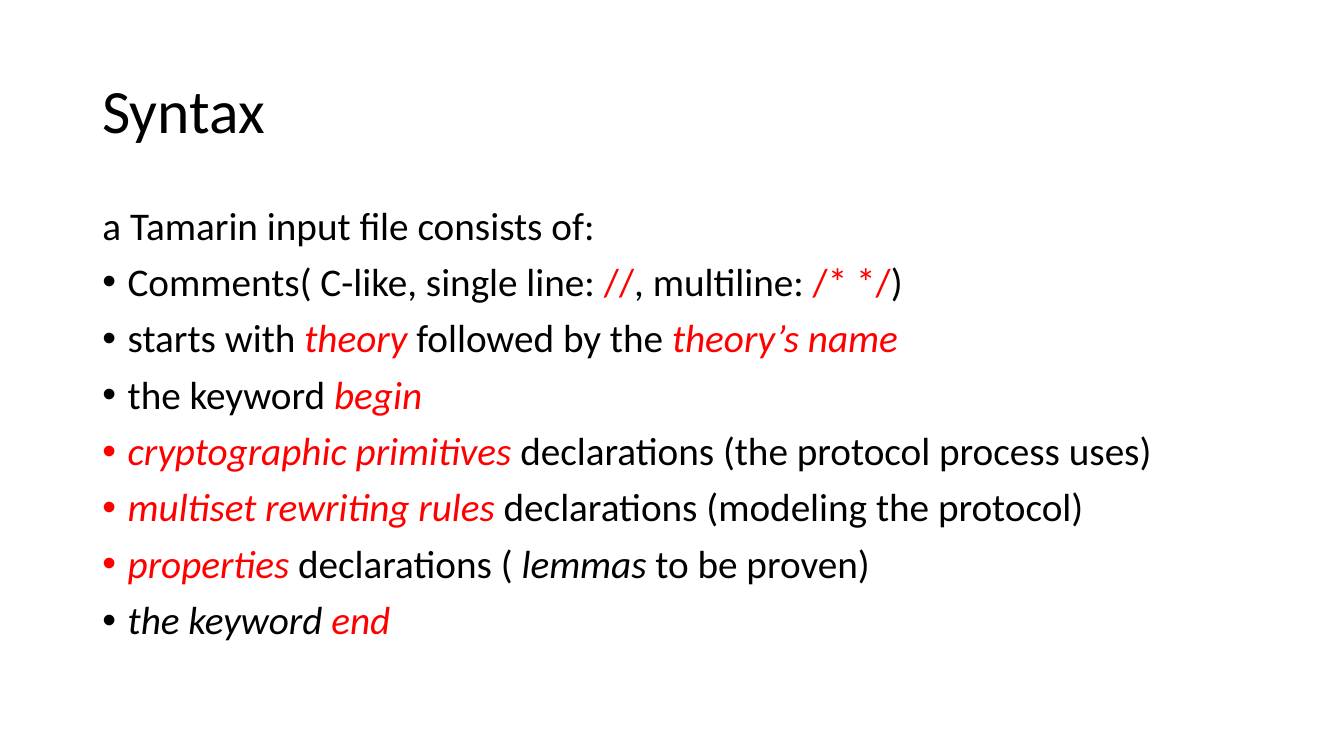
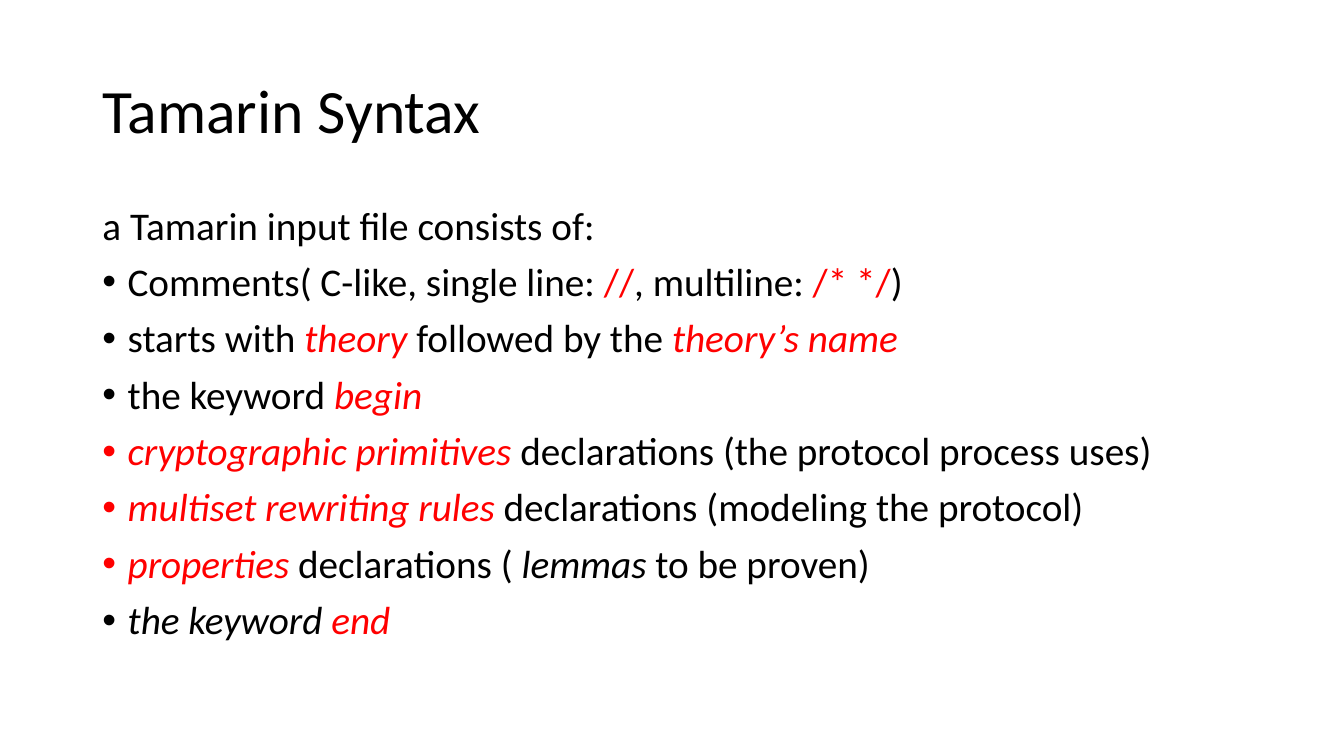
Before and after one commit to bacmive/paper_notes, a slide deck: slide 17 of notes1-verification tools.pptx (slide 9 before the commit). Drawn at 1344x756 pixels with LibreOffice and Linux fonts; fonts in the diff are those of the drawing. Boxes give left, top, right and bottom in pixels: in the first picture for what was removed or moved away, otherwise in the second. Text is boxed around its words. In the diff, an @@ line names an element or a change of style, - is before the commit and + after.

Commit message:
2nd tamarin-over

```diff
--- a/notes1-verification tools.pptx
+++ b/notes1-verification tools.pptx
@@ title at (102, 90, 481, 143): text changed @@
-Syntax
+Tamarin Syntax
```
Also in this commit, not shown: 8 other slides changed, 9 slides added, 1 other file.
